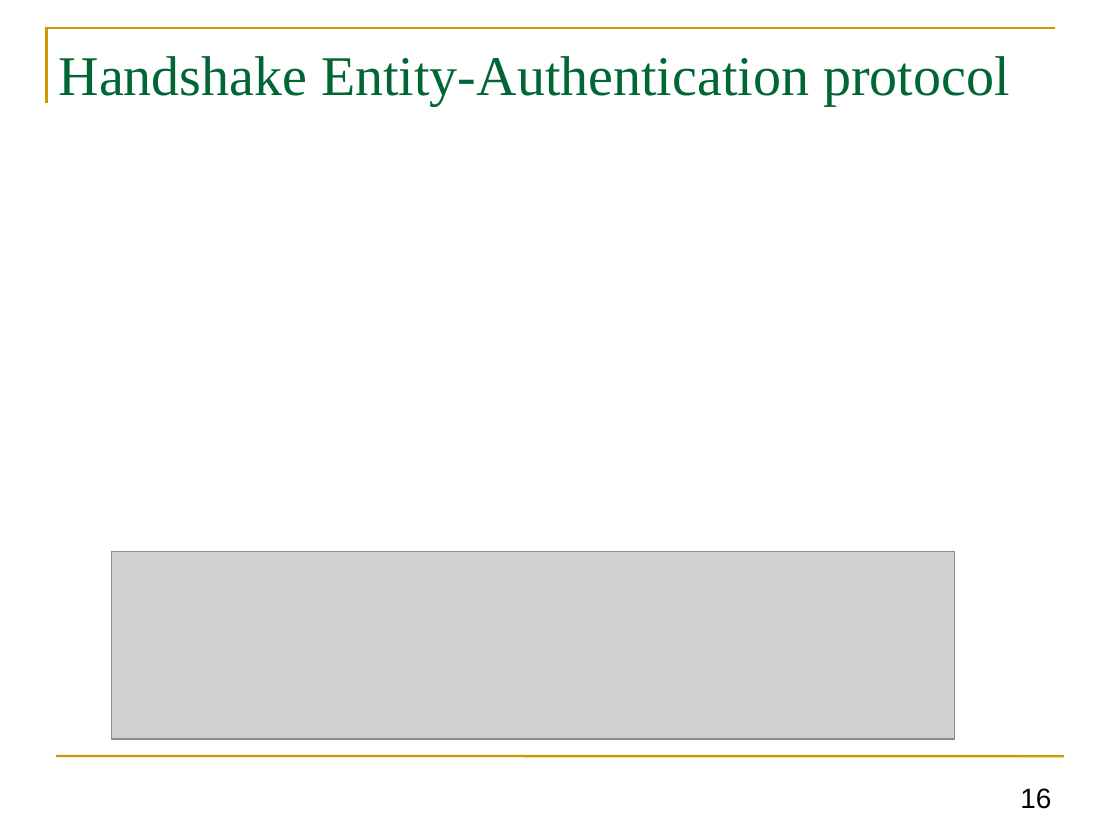
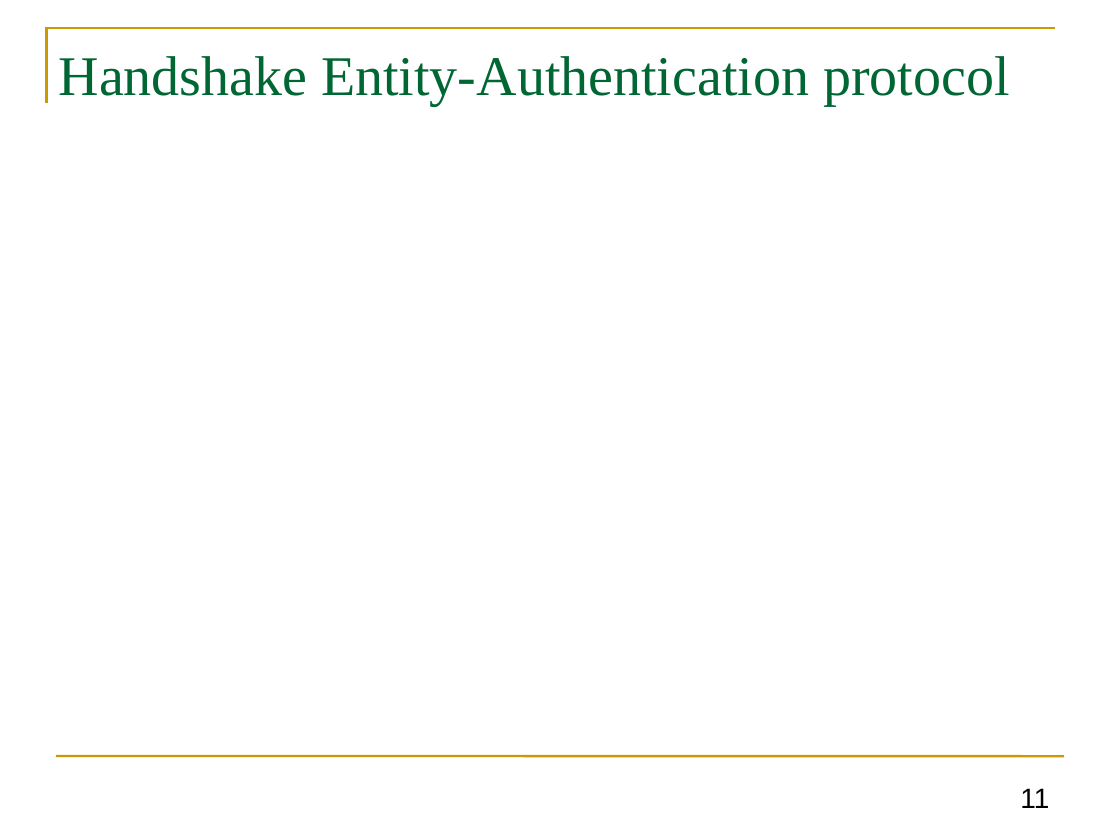
Before and after one commit to GhadaAlmashaqbeh/GhadaAlmashaqbeh.github.io, a slide deck: slide 11 of courses/cse3400-f2024/lecture8.pptx (slide 16 before the commit). Drawn at 1120x840 pixels with LibreOffice and Linux fonts; fonts in the diff are those of the drawing; grey boxes stand for pictures. Boxes give left, top, right and bottom in pixels: in the first picture for what was removed or moved away, otherwise in the second. Text is boxed around its words. In the diff, an @@ line names an element or a change of style, - is before the commit and + after.

```diff
--- a/courses/cse3400-f2024/lecture8.pptx
+++ b/courses/cse3400-f2024/lecture8.pptx
@@ picture removed at box(111, 551, 954, 739) @@
@@ page number at box(1020, 788, 1049, 808): text changed @@
-16
+11
```
Also in this commit, not shown: 12 other slides changed, 5 slides removed, 3 other files.
